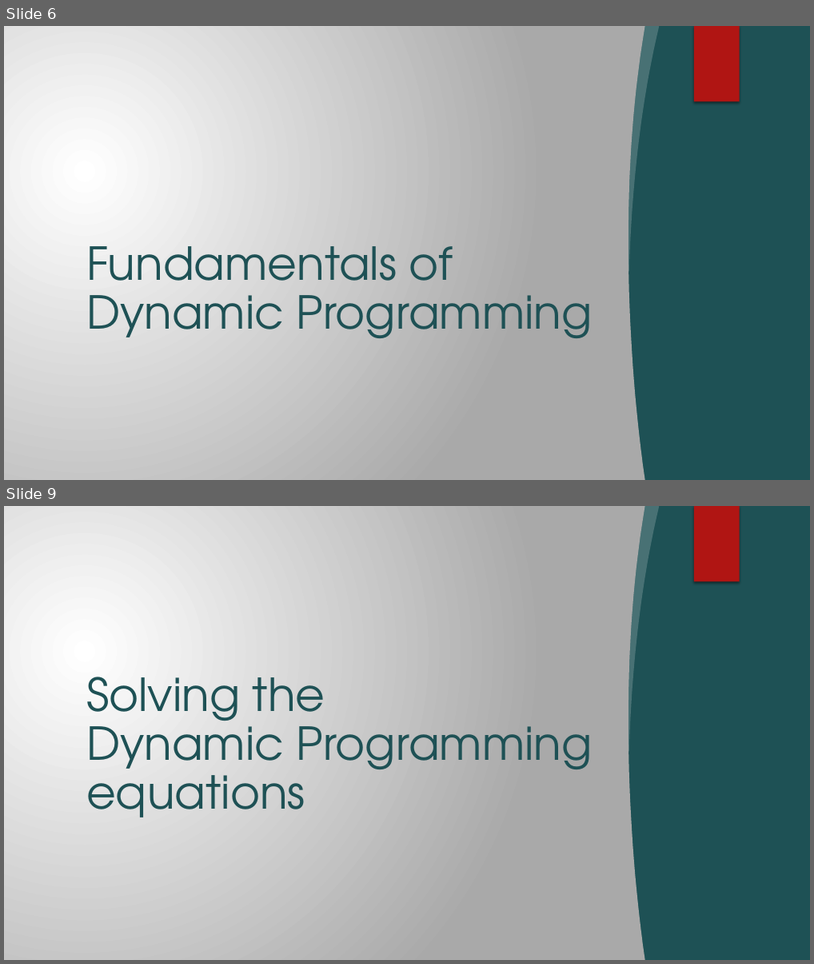
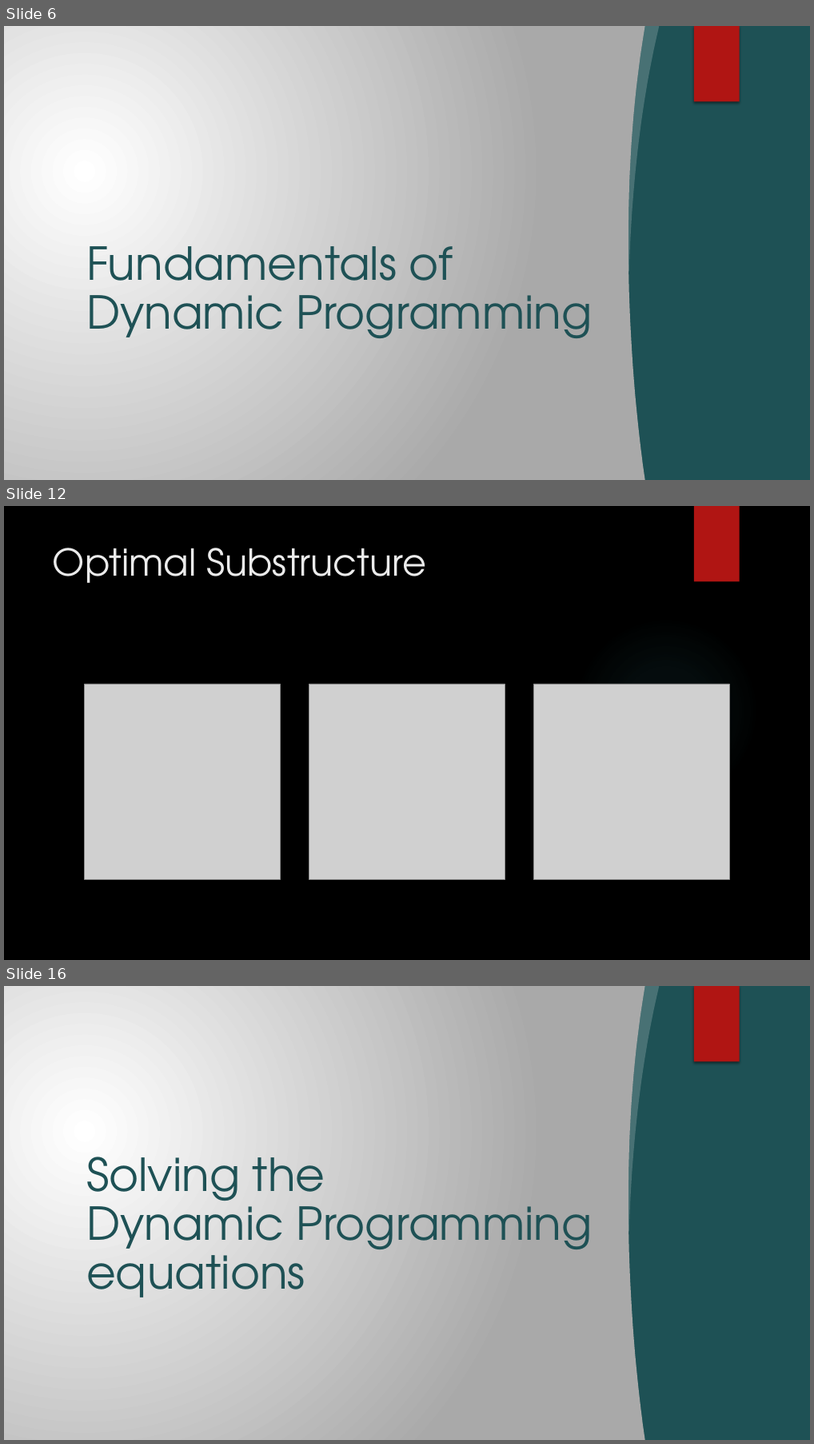
Before and after one commit to Brucknem-TUMProjects/Get-me-out-of-here, a slide deck: Seminararbeit/Get me out of here.pptx. Shown one above the other, each under a label of ours: slides 6 and 9 before the commit, slides 6, 12 and 16 after it; the slides between them are not shown. The pictures are 814x964 and 814x1444 pixels, drawn with LibreOffice and Linux fonts; fonts in the diff are those of the drawing; grey boxes stand for pictures; background and template pictures are left out. Boxes give left, top, right and bottom in pixels: in the first picture for what was removed or moved away, otherwise in the second. Text is boxed around its words. In the diff, an @@ line names an element or a change of style, - is before the commit and + after.

```diff
--- a/Seminararbeit/Get me out of here.pptx
+++ b/Seminararbeit/Get me out of here.pptx
@@ slide 12 added at [4,506,810,960], background picture (left out) @@
@@ rectangle added at [694,506,740,582], fill #B01513 @@
@@ title added at [53,548,426,583], 44 pt, text #EBEBEB @@
+Optimal Substructure
@@ ellipse added at [574,616,759,803], fill gradient #50B9C1 @@
@@ picture added at [85,684,281,880] @@
@@ picture added at [310,684,506,880] @@
@@ picture added at [534,684,730,880] @@
@@ what was slide 9 is now slide 16 @@
```
Also in this commit, not shown: 4 slides changed, 8 other slides added, 19 other files.
